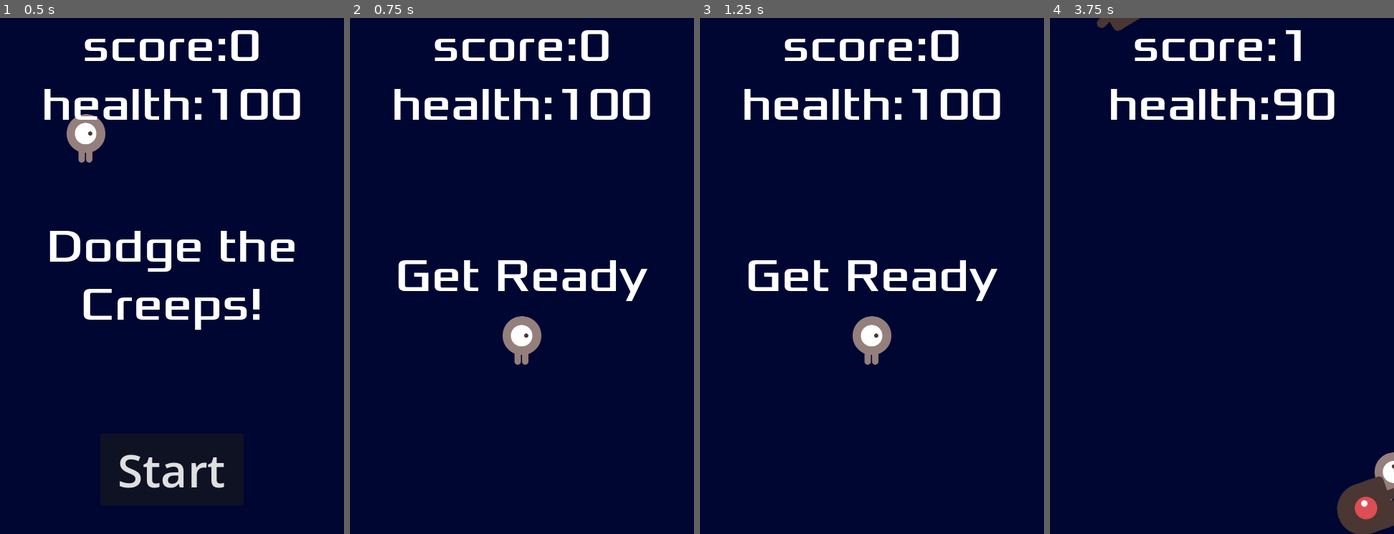
Above: before the commit, frames 1-4 (left to right).
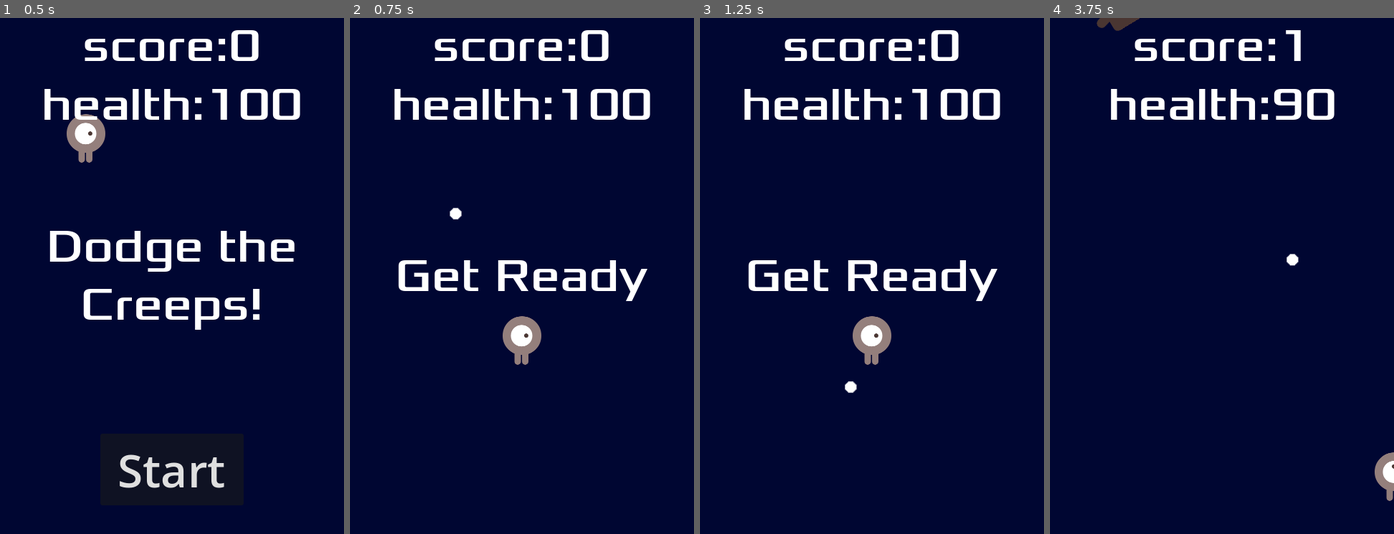
Above: after the commit, the same moments.

Repository: ZGik01/my-learn-about-godot
Game: Godot game, scene res://scene/main.tscn
Two runs of this game, one before a commit and one after it. Both use one fixed random seed, a clock stepped at 60 frames per second and the inputs below.
Inputs (mouse positions are in pixels of both pictures, inside the frame that each line leads up to):
- Up to frame 1 (0.5 s): no input
- Up to frame 2 (0.75 s): click "Start" at 0.5 s
- Up to frame 3 (1.25 s): no input
- Up to frame 4 (3.75 s): move the mouse to (1297, 250) at 1.27 s; hold D (move_right) 1.28-2.03 s; click (1297, 250) at 1.42 s; move the mouse to (1153, 301) at 2.02 s; hold S (move_down) 2.03-2.78 s; click (1153, 301) at 2.17 s; move the mouse to (1256, 162) at 2.77 s; hold D (move_right) 2.78-3.53 s; click (1256, 162) at 2.92 s; move the mouse to (1204, 379) at 3.52 s; hold W (move_up) from 3.53 s (still down); click (1204, 379) at 3.67 s

Frame 1 is identical in both runs. In frame 2, less than 0.1% of the frame differs, in the area x 28-33%, y 36-40%; in frame 3, less than 0.1%; in frame 4, 1.5%, in the area x 68-100%, y 45-100%.

Commit message:
增加子弹

Diff:
--- /dev/null
+++ b/gdscript/bullet.gd
@@ -0,0 +1,21 @@
+extends Area2D
+
+var direction=Vector2.RIGHT
+var speed=500
+
+func _ready() -> void:
+	body_entered.connect(_on_body_entered)
+
+
+func _physics_process(delta: float) -> void:
+	position+=direction*speed*delta
+
+	var a=position.x>get_viewport_rect().size.x
+	var b=position.y>get_viewport_rect().size.y
+	if a or b or position.x<0 or position.y<0:
+		queue_free()
+
+func _on_body_entered(body):
+	if body.has_method("mob_take_damage"):
+		body.mob_take_damage()
+		queue_free()
--- a/gdscript/main.gd
+++ b/gdscript/main.gd
@@ -3,8 +3,18 @@
 @export var mob_scene: PackedScene
 var score
 
-func _ready():
-	print("hi")
+
+func new_game():
+	score = 0
+	$Music.play()
+	$Player.health=100
+	$HUD.update_health($Player.health)
+	$HUD.update_score(score)
+	$HUD.show_message("Get Ready")
+	$Player.start($StartPosition.position)
+	$StartTimer.start()
+	get_tree().call_group("mobs", "queue_free")
+
 
 func game_over() :
 	$ScoreTimer.stop()
@@ -14,14 +24,6 @@
 	$Music.stop()
 	$Game_over.play()
 
-func new_game():
-	score = 0
-	$Music.play()
-	$HUD.update_score(score)
-	$HUD.show_message("Get Ready")
-	$Player.start($StartPosition.position)
-	$StartTimer.start()
-	get_tree().call_group("mobs", "queue_free")
 
 
 func _on_mob_timer_timeout() :
--- a/gdscript/mob.gd
+++ b/gdscript/mob.gd
@@ -10,3 +10,6 @@
 # Called every frame. 'delta' is the elapsed time since the previous frame.
 func _on_visible_on_screen_notifier_2d_screen_exited():
 	queue_free()
+
+func mob_take_damage():
+	queue_free()
--- a/gdscript/player.gd
+++ b/gdscript/player.gd
@@ -4,6 +4,7 @@
 @export var speed=400
 @export var health=100
 var screen_size
+var bullet_scene=preload("res://scene/bullet.tscn")
 
 func _ready() :
 	screen_size=get_viewport_rect().size
@@ -39,6 +40,17 @@
 		$AnimatedSprite2D.animation = "up"
 		$AnimatedSprite2D.flip_v = velocity.y > 0
 
+func _input(event: InputEvent) -> void:
+	if event is InputEventMouseButton and event.button_index==MOUSE_BUTTON_LEFT and event.pressed:
+		shoot()
+
+func shoot():
+	var bullet=bullet_scene.instantiate()
+	bullet.position=position
+	var mouse_pos=get_global_mouse_position()
+	var dir=(mouse_pos-global_position).normalized()
+	bullet.direction=dir
+	get_parent().add_child(bullet)
 # hit
 func _on_body_entered(_body) :
 	if health>0:
@@ -53,5 +65,4 @@
 # new scene
 func start(pos):
 	position = pos
-	show()
 	$CollisionShape2D.disabled = false
--- /dev/null
+++ b/scene/bullet.tscn
@@ -0,0 +1,18 @@
+[gd_scene format=3 uid="uid://dd2lknfep1gas"]
+
+[ext_resource type="Script" uid="uid://bd36e1o518g16" path="res://gdscript/bullet.gd" id="1_xw300"]
+[ext_resource type="Texture2D" uid="uid://btbqjp8mbyk4m" path="res://art/精灵-0001.png" id="2_m2l4i"]
+
+[sub_resource type="CircleShape2D" id="CircleShape2D_1bt1p"]
+
+[node name="Bullet" type="Area2D" unique_id=432888956]
+collision_mask = 2
+script = ExtResource("1_xw300")
+
+[node name="Sprite2D" type="Sprite2D" parent="." unique_id=169165822]
+position = Vector2(-0.5000003, -1.9999988)
+scale = Vector2(1.4687502, 1.4375002)
+texture = ExtResource("2_m2l4i")
+
+[node name="CollisionShape2D" type="CollisionShape2D" parent="." unique_id=1715770820]
+shape = SubResource("CircleShape2D_1bt1p")
--- a/scene/mob.tscn
+++ b/scene/mob.tscn
@@ -49,7 +49,7 @@
 height = 82.0
 
 [node name="mob" type="RigidBody2D" unique_id=602141907 groups=["mobs"]]
-collision_mask = 0
+collision_layer = 2
 gravity_scale = 0.0
 script = ExtResource("1_pkoub")
 metadata/_edit_group_ = true
--- a/scene/player.tscn
+++ b/scene/player.tscn
@@ -36,6 +36,7 @@
 height = 68.0
 
 [node name="Player" type="Area2D" unique_id=1286158228]
+collision_mask = 2
 script = ExtResource("1_sweqy")
 metadata/_edit_group_ = true
 
Binary file added: art/精灵-0001.png
Not shown, added: art/精灵-0001.png.import
Not shown, added: gdscript/bullet.gd.uid
